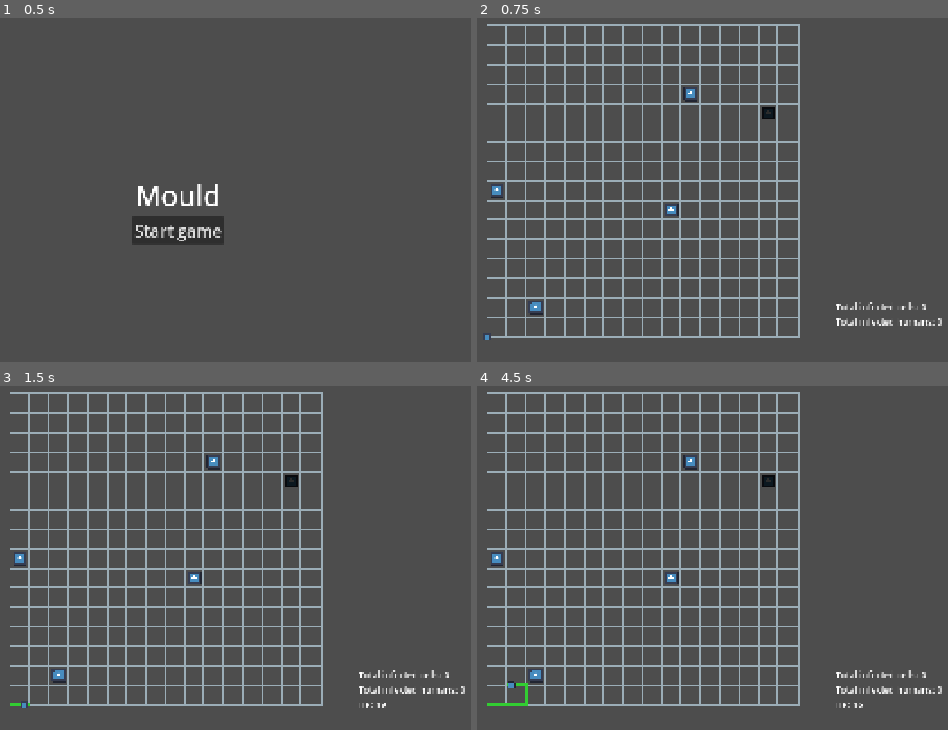
Above: before the commit, frames 1-4 (two rows, left to right).
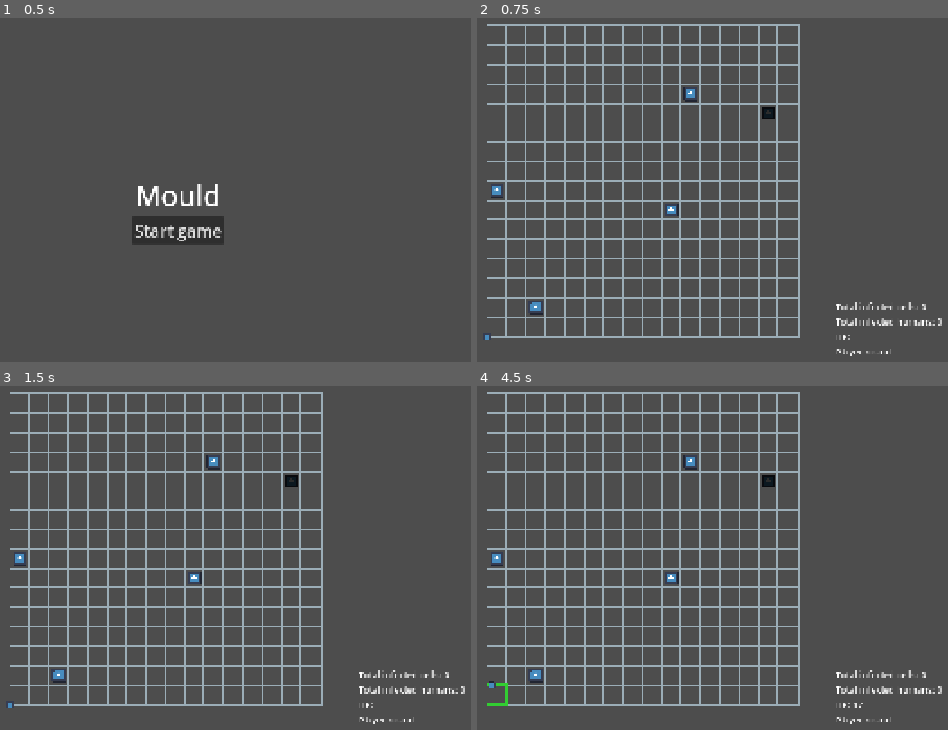
Above: after the commit, the same moments.

Repository: Sooshimi/mould
Game: Godot game, scene res://scenes/main.tscn
The game is run twice, just before and just after one commit, with the same random seed, the same clock (stepped at 60 frames per second) and the same inputs. The engine's default icon, where the game draws it, is replaced by a stand-in: a white triangle on a blue panel in a dark square.
Inputs:
- Up to frame 1 (0.5 s): no input
- Up to frame 2 (0.75 s): click "Start game" at 0.5 s
- Up to frame 3 (1.5 s): tap Enter at 1.25 s; hold D (right) from 1.28 s (still down)
- Up to frame 4 (4.5 s): tap Space at 2, 3.5 s; release D (right) at 2.03 s; hold S (down) 2.03-2.78 s; tap Enter at 2.75, 4.25 s; hold D (right) 2.78-3.53 s; hold W (up) 3.53-4.28 s; hold A (left) from 4.28 s (still down)

Frame 1 is identical in both runs. In frame 2, less than 0.1% of the frame differs, in the area x 76-88%, y 92-99%; in frame 3, 0.1%; in frame 4, 0.3%, in the area x 2-88%, y 85-99%.

Commit message:
Added turn states

Diff:
--- a/scenes/ui/main_menu.tscn
+++ b/scenes/ui/main_menu.tscn
@@ -1,6 +1,6 @@
 [gd_scene load_steps=2 format=3 uid="uid://qpuwx33016k6"]
 
-[ext_resource type="Script" uid="uid://ckksrvbo6vwsj" path="res://scenes/ui/main_menu.gd" id="1_sl1te"]
+[ext_resource type="Script" uid="uid://ckksrvbo6vwsj" path="res://scripts/ui/main_menu.gd" id="1_sl1te"]
 
 [node name="MainMenu" type="Control"]
 layout_mode = 3
--- a/scenes/ui/ui.tscn
+++ b/scenes/ui/ui.tscn
@@ -26,3 +26,10 @@
 
 [node name="SlimeMovesRemainingLabel" type="Label" parent="VBoxContainer"]
 layout_mode = 2
+text = "HP: "
+
+[node name="TurnLabel" type="Label" parent="."]
+layout_mode = 0
+offset_top = 81.0
+offset_right = 362.0
+offset_bottom = 104.0
--- a/scripts/AI.gd
+++ b/scripts/AI.gd
@@ -19,7 +19,4 @@
 var direction: Vector2
 
 func _ready() -> void:
-	TurnManager.connect("player_round_end", on_player_round_end)
-
-func on_player_round_end() -> void:
-	move()
+	TurnManager.connect("enemy_start_moving", move)
--- a/scripts/characters/human.gd
+++ b/scripts/characters/human.gd
@@ -43,7 +43,7 @@
 	sprite_node_position_tween = create_tween()
 	sprite_node_position_tween.set_process_mode(Tween.TWEEN_PROCESS_PHYSICS) # Sets Tween to update in sync with the physics frame step
 	sprite_node_position_tween.tween_property(self, "global_position", target_position, walk_speed).set_trans(Tween.TRANS_SINE)
-	TurnManager.player_round_start()
+	TurnManager.enemy_turn_end()
 
 func _on_wolf_detect_area_body_entered(_body: Wolf) -> void:
 	caught_by_wolf = true
--- a/scripts/characters/slime.gd
+++ b/scripts/characters/slime.gd
@@ -35,13 +35,14 @@
 			move(Vector2(1.0, 0.0))
 
 func move(direction: Vector2) -> void:
-	hp -= 1
-	var target_position = global_position + (direction * tile_size)
-	slime_path.add_point(target_position)
+	if TurnManager.current_state == 1:
+		hp -= 1
+		var target_position = global_position + (direction * tile_size)
+		slime_path.add_point(target_position)
 
-	# If there's an existing tween, terminate it. Prevents multiple tweens running at the same time.
-	if sprite_node_position_tween:
-		sprite_node_position_tween.kill()
-	sprite_node_position_tween = create_tween()
-	sprite_node_position_tween.set_process_mode(Tween.TWEEN_PROCESS_PHYSICS) # Sets Tween to update in sync with the physics frame step
-	sprite_node_position_tween.tween_property(self, "global_position", target_position, walk_speed).set_trans(Tween.TRANS_SINE)
+		# If there's an existing tween, terminate it. Prevents multiple tweens running at the same time.
+		if sprite_node_position_tween:
+			sprite_node_position_tween.kill()
+		sprite_node_position_tween = create_tween()
+		sprite_node_position_tween.set_process_mode(Tween.TWEEN_PROCESS_PHYSICS) # Sets Tween to update in sync with the physics frame step
+		sprite_node_position_tween.tween_property(self, "global_position", target_position, walk_speed).set_trans(Tween.TRANS_SINE)
--- a/scripts/characters/wolf.gd
+++ b/scripts/characters/wolf.gd
@@ -48,7 +48,7 @@
 	sprite_node_position_tween = create_tween()
 	sprite_node_position_tween.set_process_mode(Tween.TWEEN_PROCESS_PHYSICS) # Sets Tween to update in sync with the physics frame step
 	sprite_node_position_tween.tween_property(self, "global_position", target_position, walk_speed).set_trans(Tween.TRANS_SINE)
-	TurnManager.current_turn = TurnManager.Turn.Slime
+	TurnManager.enemy_turn_end()
 
 func _on_human_detect_area_body_entered(body: Human):
 	humans_detected.append(body)
--- a/scripts/globals/TurnManager.gd
+++ b/scripts/globals/TurnManager.gd
@@ -1,18 +1,65 @@
 extends Node
 
-enum Turn {Slime, Enemy}
-
-var current_turn = Turn.Slime
+enum TurnState {SLIME_TURN_START, SLIME_ACTION, SLIME_TURN_END, ENEMY_TURN_START, ENEMY_ACTION, ENEMY_TURN_END}
+var current_state = TurnState.SLIME_TURN_START
 
 var total_infected_cells: int = 0
 var total_cells: int
 var total_infected_humans: int = 0
 var slime_moves_left := 5
 
-signal player_round_end
-signal slime_moved(new_value)
+signal slime_round_start
+signal slime_round_end
+signal enemy_round_start
+signal enemy_start_moving
+signal enemy_round_end
+signal slime_moved(new_value) # used in Slime script
 signal infected_cells_changed(new_value)
 signal infected_humans_changed(new_value)
+
+func start_game() -> void:
+	slime_turn_start()
+
+func slime_turn_start() -> void:
+	print("slime turn start")
+	current_state = TurnState.SLIME_TURN_START
+	slime_moves_left = 5
+	slime_round_start.emit() # Update UI text
+
+	await get_tree().create_timer(1.0).timeout
+	slime_action()
+
+func slime_action() -> void:
+	print("slime action")
+	current_state = TurnState.SLIME_ACTION
+
+func slime_turn_end() -> void:
+	print("slime turn end")
+	current_state = TurnState.SLIME_TURN_END
+
+	await get_tree().create_timer(1.0).timeout
+	enemy_turn_start()
+
+func enemy_turn_start() -> void:
+	print("enemy turn start")
+	current_state = TurnState.ENEMY_TURN_START
+	enemy_round_start.emit() # Update UI text
+
+	await get_tree().create_timer(1.0).timeout
+	enemy_action()
+
+func enemy_action() -> void:
+	print("enemy action")
+	current_state = TurnState.ENEMY_ACTION
+	enemy_start_moving.emit()
+
+func enemy_turn_end() -> void:
+	print("enemy turn end")
+	# Enemy script to call this func
+	current_state = TurnState.ENEMY_TURN_END
+
+	await get_tree().create_timer(1.0).timeout
+	slime_turn_start()
 
 func increment_infected_cells(amount := 1) -> void:
 	total_infected_cells += amount
@@ -25,9 +72,4 @@
 func deplete_slime_moves_left(amount := 1) -> void:
 	slime_moves_left -= amount
 	if slime_moves_left == 0:
-		player_round_end.emit()
-		current_turn = Turn.Enemy
-
-func player_round_start() -> void:
-	current_turn = Turn.Slime
-	slime_moves_left = 5
+		slime_turn_end()
--- a/scenes/ui/main_menu.gd
+++ b/scripts/ui/main_menu.gd
@@ -5,3 +5,4 @@
 func _on_start_game_button_pressed() -> void:
 	main_menu.hide()
 	SceneManager.start_button_click.emit()
+	TurnManager.start_game()
--- a/scripts/ui/ui.gd
+++ b/scripts/ui/ui.gd
@@ -4,6 +4,8 @@
 	TurnManager.connect("slime_moved", on_slime_move)
 	TurnManager.connect("infected_cells_changed", on_infected_cells_changed)
 	TurnManager.connect("infected_humans_changed", on_infected_humans_changed)
+	TurnManager.connect("slime_round_start", on_slime_round)
+	TurnManager.connect("enemy_round_start", on_enemy_round)
 
 func on_slime_move(hp: int) -> void:
 	$VBoxContainer/SlimeMovesRemainingLabel.text = str("HP: ", hp)
@@ -13,3 +15,9 @@
 
 func on_infected_humans_changed(total_infected_humans: int) -> void:
 	$VBoxContainer/TotalInfectedHumans.text = str("Total infected humans: ", total_infected_humans)
+
+func on_slime_round() -> void:
+	$TurnLabel.text = "Player round"
+
+func on_enemy_round() -> void:
+	$TurnLabel.text = "Enemy round"
Renamed: scenes/ui/main_menu.gd.uid -> scripts/ui/main_menu.gd.uid
